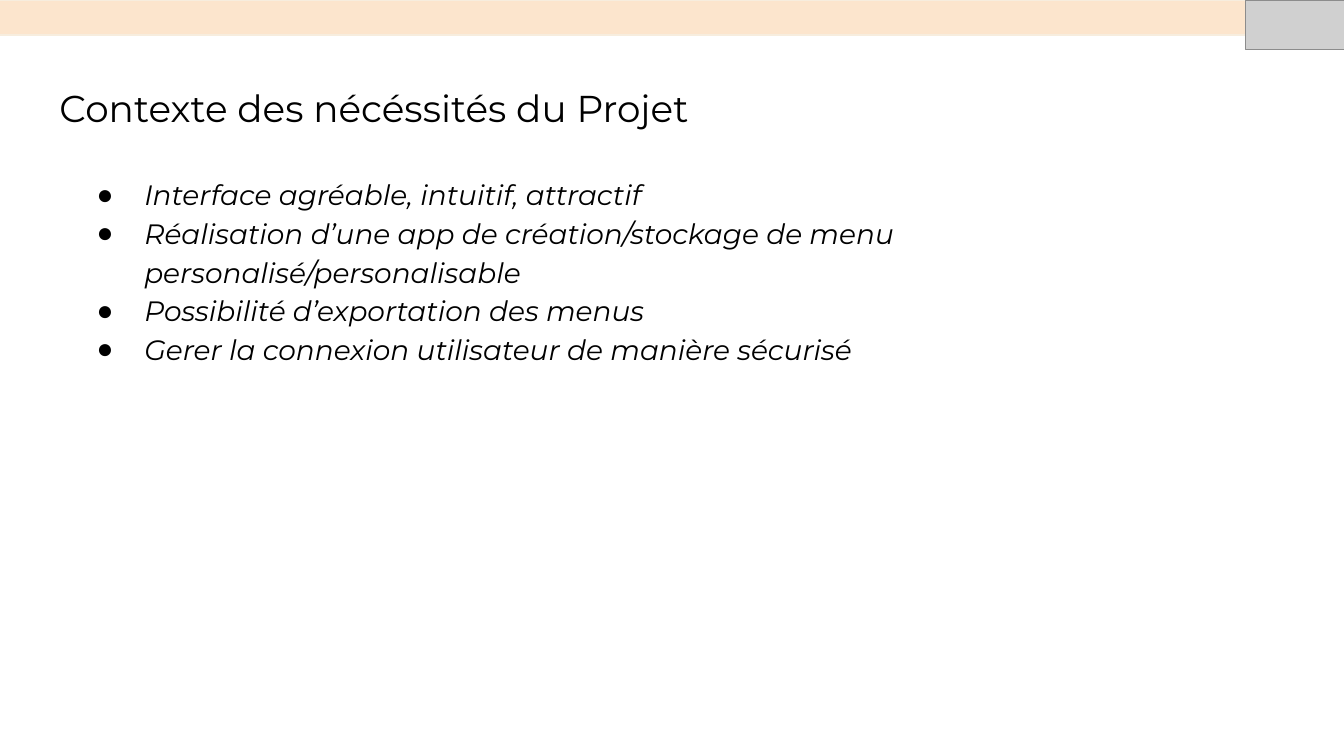
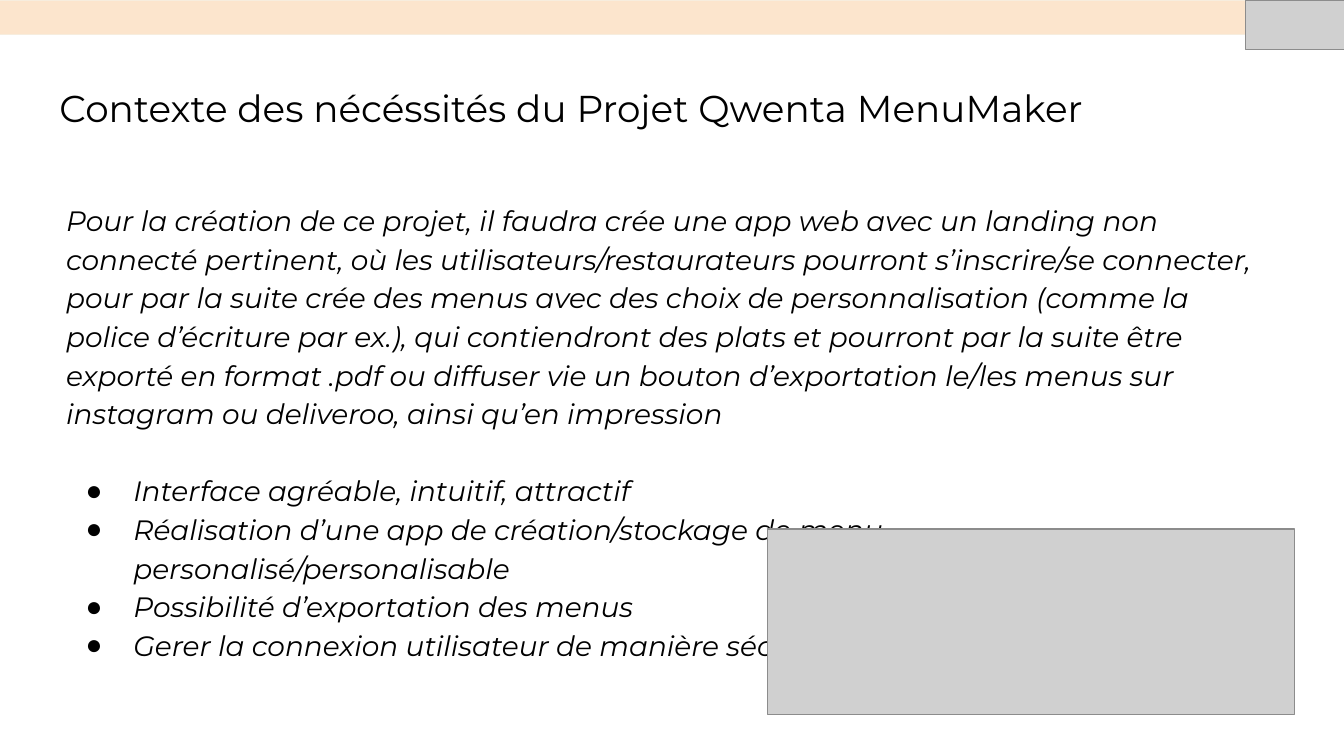
Before and after one commit to DennAmo/11, a slide deck: slide 3 of Aubry_Dennis_4_présentation.pptx. Drawn at 1344x756 pixels with LibreOffice and Linux fonts; fonts in the diff are those of the drawing; grey boxes stand for pictures. Boxes give left, top, right and bottom in pixels: in the first picture for what was removed or moved away, otherwise in the second. Text is boxed around its words. In the diff, an @@ line names an element or a change of style, - is before the commit and + after.

```diff
--- a/Aubry_Dennis_4_présentation.pptx
+++ b/Aubry_Dennis_4_présentation.pptx
@@ title at (59, 94, 1083, 130): text changed @@
-Contexte des nécéssités du Projet
+Contexte des nécéssités du Projet Qwenta MenuMaker
@@ text "Pour la création de ce ...": place and size @@
-text "Pour la création de ce ..." at (144, 184, 893, 360)
+text "Pour la création de ce ..." at (66, 210, 1250, 623)
@@ text at (66, 210, 1250, 430): paragraph added @@
+Pour la création de ce projet, il faudra crée une app web avec un landing non connecté pertinent, où les utilisateurs/restaurateurs pourront s’inscrire/se connecter, pour par la suite crée des menus avec des choix de personnalisation (comme la police d’écriture par ex.), qui contiendront des plats et pourront par la suite être exporté en format .pdf ou diffuser vie un bouton d’exportation le/les menus sur instagram ou deliveroo, ainsi qu’en impression
@@ picture added at (767, 530, 1294, 715) @@
```
Also in this commit, not shown: 2 other slides changed, 2 slides added, 3 other files.
